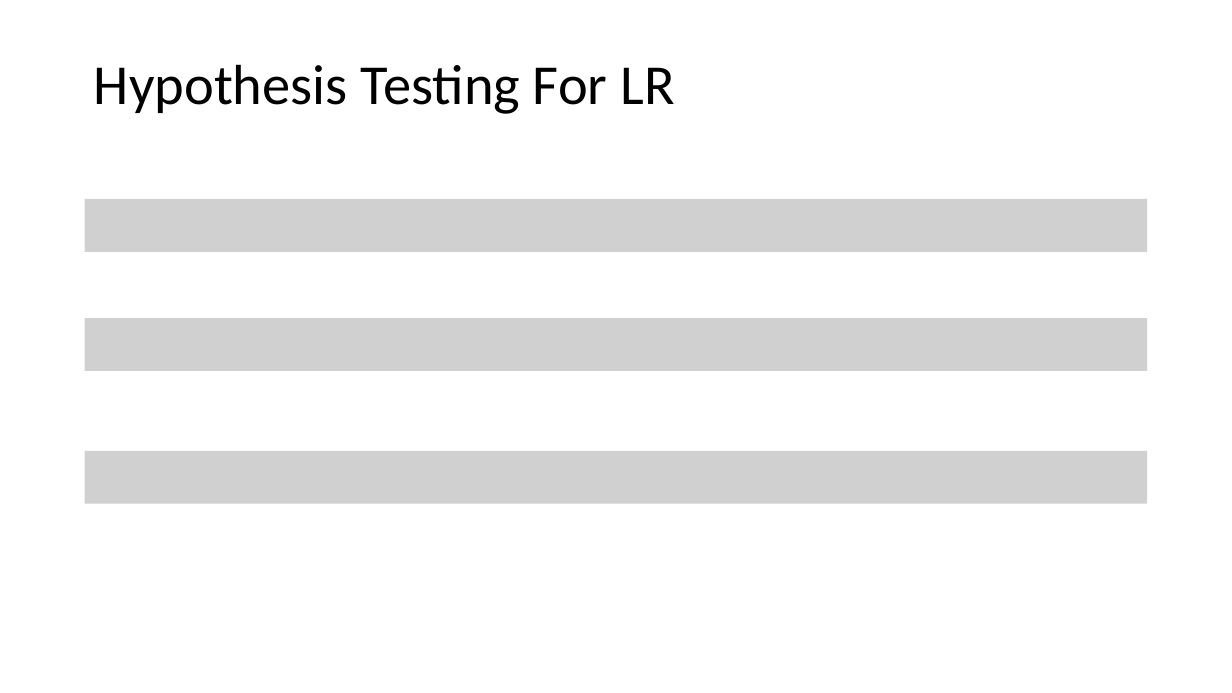
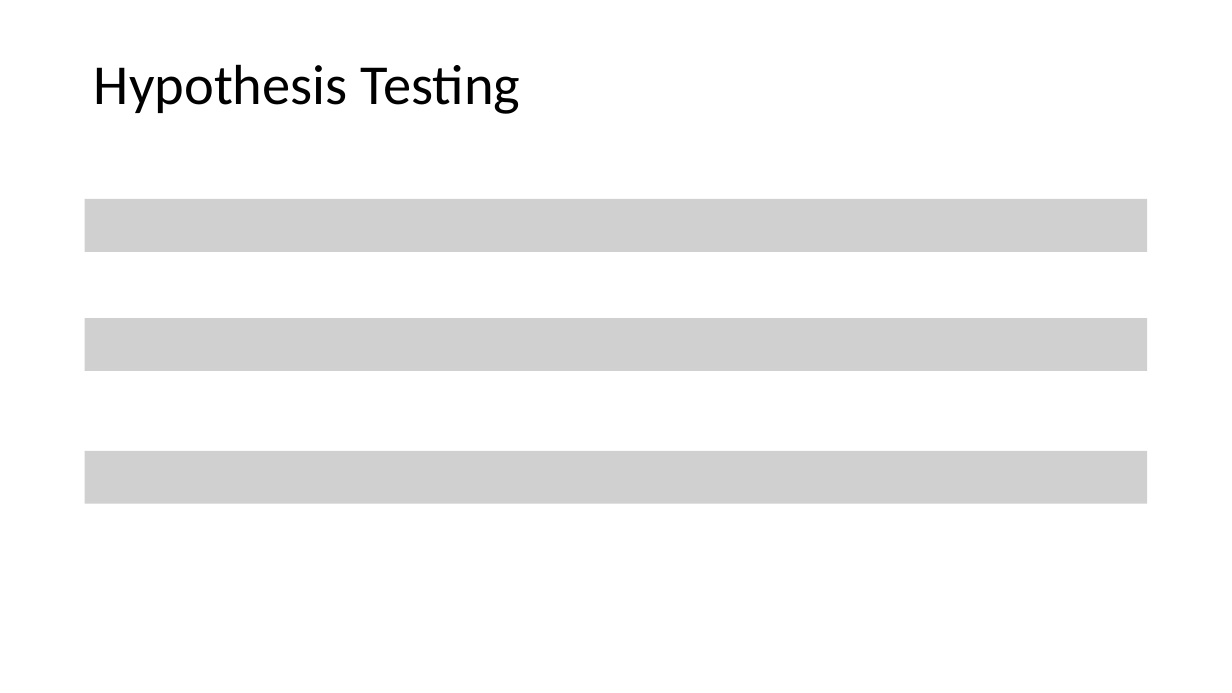
Before and after one commit to tianzheng4/tianzheng4.github.io, a slide deck: slide 19 of _umkc-teaching/slides/Lecture3.pptx. Drawn at 1232x693 pixels with LibreOffice and Linux fonts; fonts in the diff are those of the drawing; grey boxes stand for pictures. Boxes give left, top, right and bottom in pixels: in the first picture for what was removed or moved away, otherwise in the second. Text is boxed around its words. In the diff, an @@ line names an element or a change of style, - is before the commit and + after.

```diff
--- a/_umkc-teaching/slides/Lecture3.pptx
+++ b/_umkc-teaching/slides/Lecture3.pptx
@@ title at (94,64,521,114): text changed @@
-Hypothesis Testing For LR
+Hypothesis Testing
```
Also in this commit, not shown: 3 other slides changed, 1 other file.
